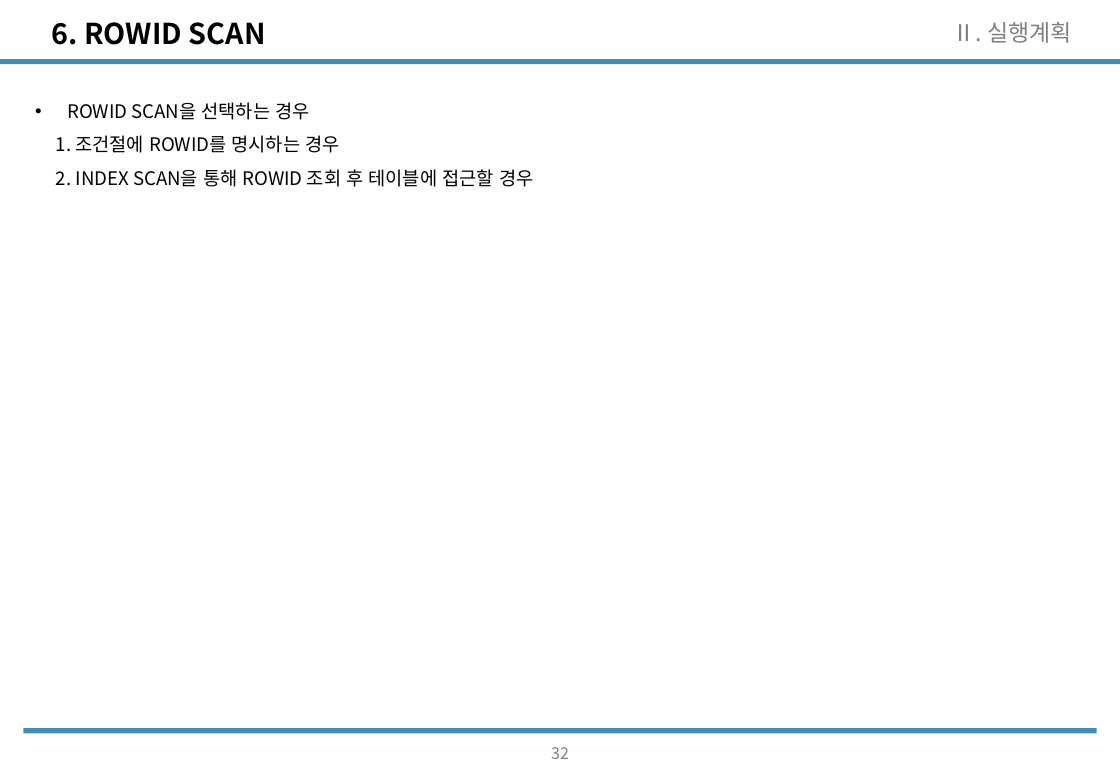
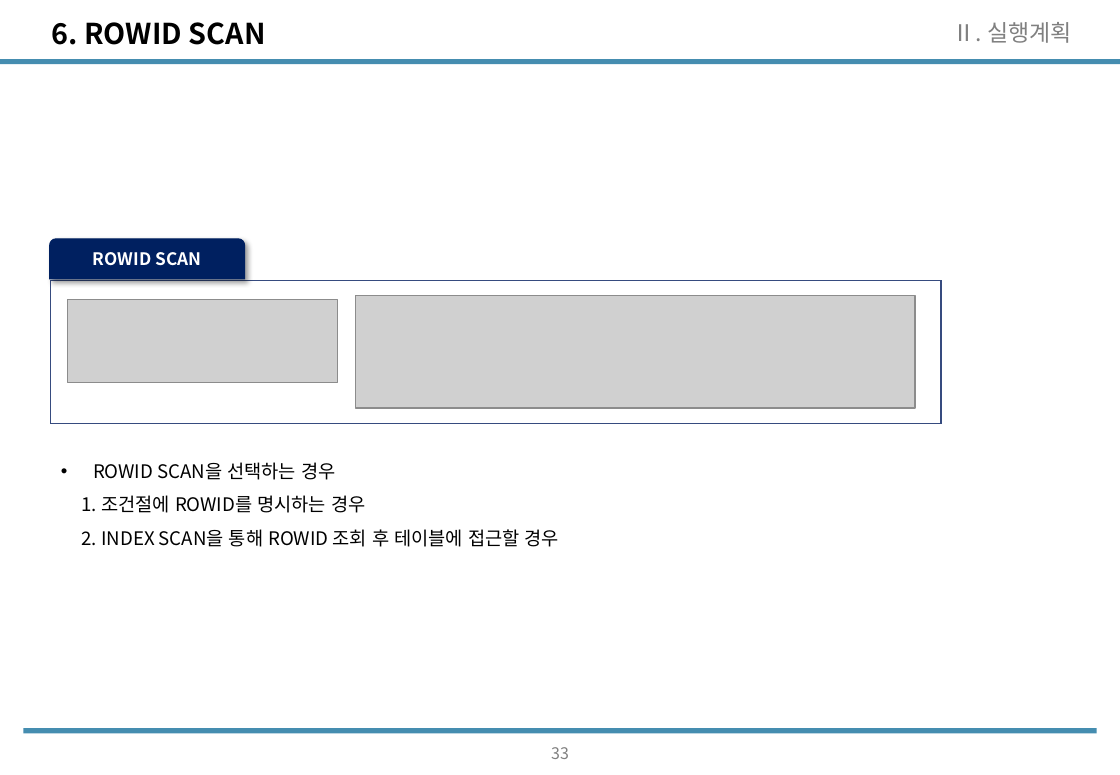
Before and after one commit to wooseok1152/SQL, a slide deck: slide 34 of SQL_seminar/SQL중상급활용_CH2.pptx (slide 33 before the commit). Drawn at 1120x775 pixels with LibreOffice and Linux fonts; fonts in the diff are those of the drawing; grey boxes stand for pictures. Boxes give left, top, right and bottom in pixels: in the first picture for what was removed or moved away, otherwise in the second. Text is boxed around its words. In the diff, an @@ line names an element or a change of style, - is before the commit and + after.

```diff
--- a/SQL_seminar/SQL중상급활용_CH2.pptx
+++ b/SQL_seminar/SQL중상급활용_CH2.pptx
@@ group added at (x1=50, y1=239, x2=941, y2=424): 2 pictures, 1 rectangle, 1 freeform shape @@
+ROWID SCAN
@@ text "ROWID SCAN을 선택하는 경우" moved from (x1=56, y1=102, x2=533, y2=187) to (x1=82, y1=462, x2=559, y2=547) @@
@@ page number at (x1=551, y1=747, x2=569, y2=759): text changed @@
-32
+33
```
Also in this commit, not shown: 4 other slides changed, 11 slides added, 1 other file.
